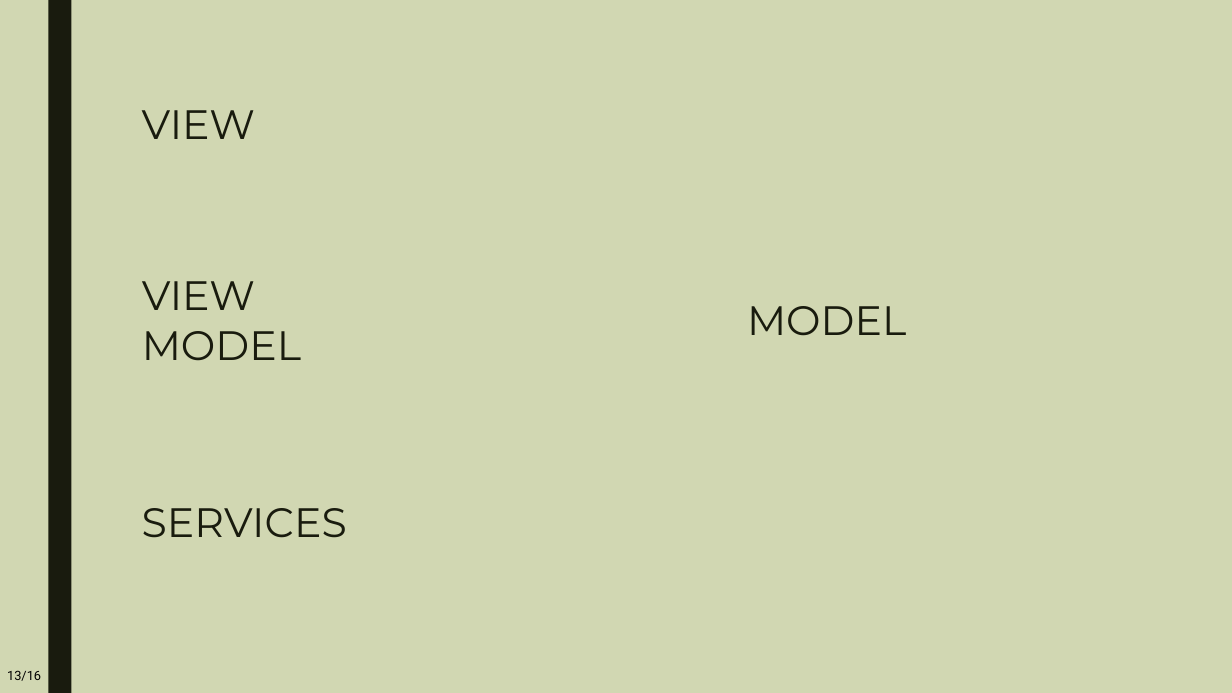
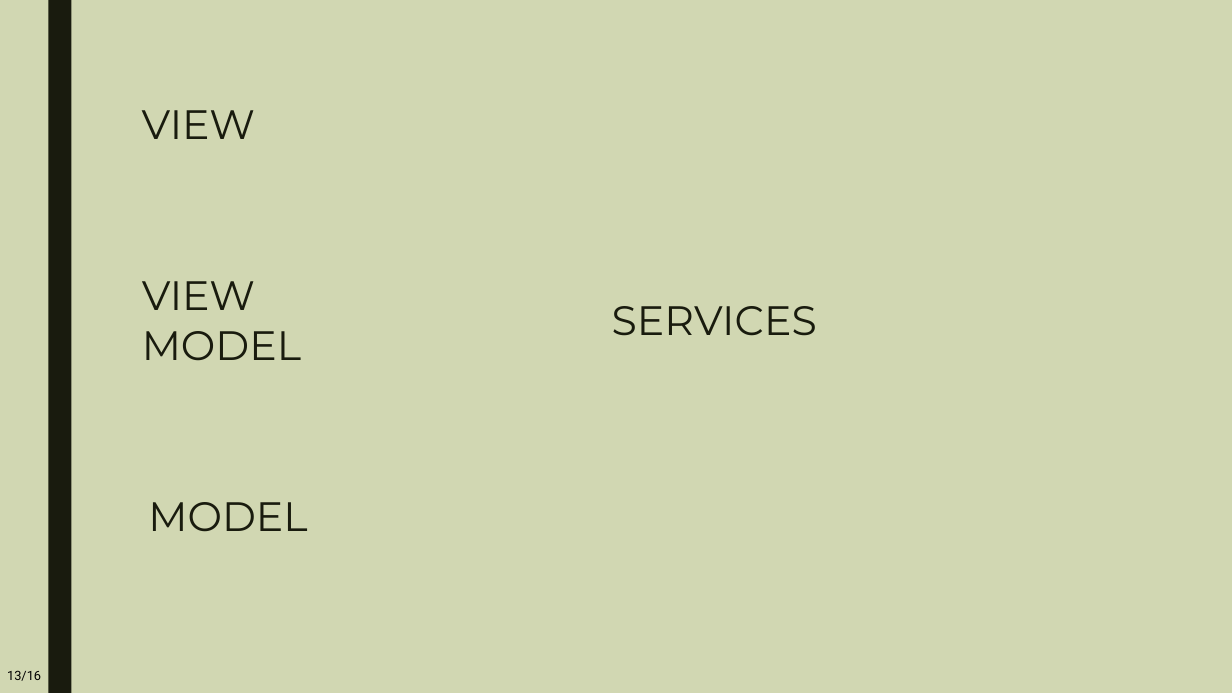
Before and after one commit to TristanGerber/trigerber-TPI, a slide deck: slide 13 of 3-Presentation/x-trg-powerpoint.pptx. Drawn at 1232x693 pixels with LibreOffice and Linux fonts; fonts in the diff are those of the drawing. Boxes give left, top, right and bottom in pixels: in the first picture for what was removed or moved away, otherwise in the second. Text is boxed around its words. In the diff, an @@ line names an element or a change of style, - is before the commit and + after.

```diff
--- a/3-Presentation/x-trg-powerpoint.pptx
+++ b/3-Presentation/x-trg-powerpoint.pptx
@@ text "SERVICES" moved from (x1=142, y1=508, x2=347, y2=538) to (x1=612, y1=306, x2=817, y2=336) @@
@@ text "MODEL" moved from (x1=747, y1=306, x2=906, y2=336) to (x1=148, y1=502, x2=307, y2=532) @@
```
Also in this commit, not shown: 3 other slides changed.
